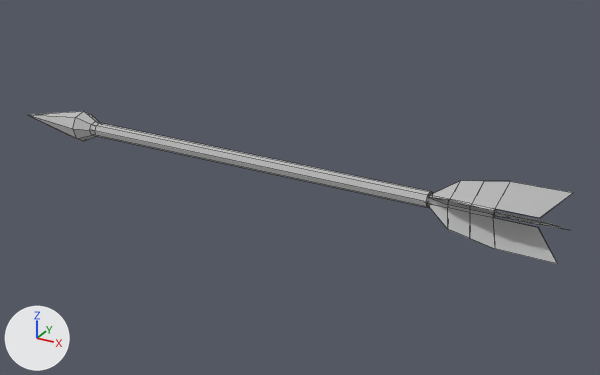
One commit to the OBJ model Assets/3DMesh/tree/Arrrow.obj: the scene before it, then after it.
Both versions are drawn from a 50 mm lens placed at (8.02, -12.83, 6.16), pointed at (0.8, 0.3, -0.41). Every picture has the same lights, and +X, +Y and +Z are marked at lower left. Mesh edges are drawn as thin lines. Where no turn or scale is listed for an object, it has been applied to the vertices. Vertices at the same position are counted once.

Objects in the first picture: 'Arrrow'.
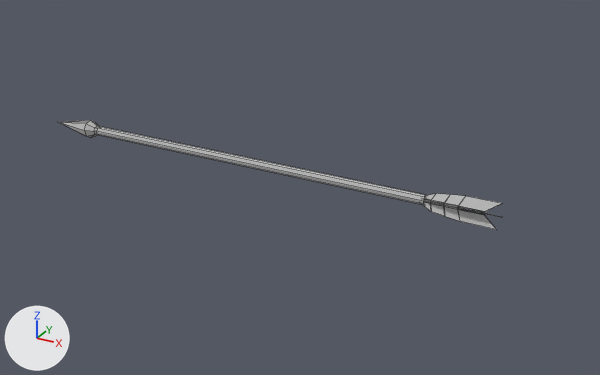
Diff of the bpy script that builds the scene:
```diff
--- a/Assets/3DMesh/tree/Arrrow.obj.py
+++ b/Assets/3DMesh/tree/Arrrow.obj.py
@@ me_arrrow @@
 me_arrrow.from_pydata(...)  # 94 vertices, 92 faces; spans x -6.15..5.92, y -0.52..0.57, z -0.48..0.58
 # used by ob_arrrow; location = (0.0, 0.0, 0.0)
+# me_arrrow part 1: the loose piece of 16 vertices spanning x -4.15..3.56, y -0.13..0.18, z -0.1..0.2 is scaled about the mesh origin by (0.982, 0.622, 0.622)
+# me_arrrow part 2: the loose piece of 17 vertices spanning x -6.15..-4.03, y -0.31..0.36, z -0.29..0.39 is scaled about its middle by 0.573, then moved by (0.47, -0.01, -0.02)
+# me_arrrow part 3: the loose piece of 61 vertices spanning x 3.13..5.92, y -0.52..0.57, z -0.48..0.58 is scaled about its middle by (0.624, 0.386, 0.386), then moved by (-0.56, -0.01, -0.03)
 me_arrrow.materials.append(mat_initialshadinggroup)
```

Changed parts and their boxes [x1, y1, x2, y2] in the pictures (600 x 375 px; the box of a moved part takes in the faces that stretch with it):
'Arrrow', reshaped (18% narrower, 28% shorter): before [28, 111, 572, 264]; after [58, 120, 502, 230]
part 1 of me_arrrow, moved or reshaped: before [92, 122, 432, 208]; after [95, 126, 427, 205]
part 2 of me_arrrow, moved or reshaped: before [28, 111, 99, 141]; after [58, 120, 98, 138]
part 3 of me_arrrow, moved or reshaped: before [426, 181, 572, 264]; after [422, 193, 502, 230]
